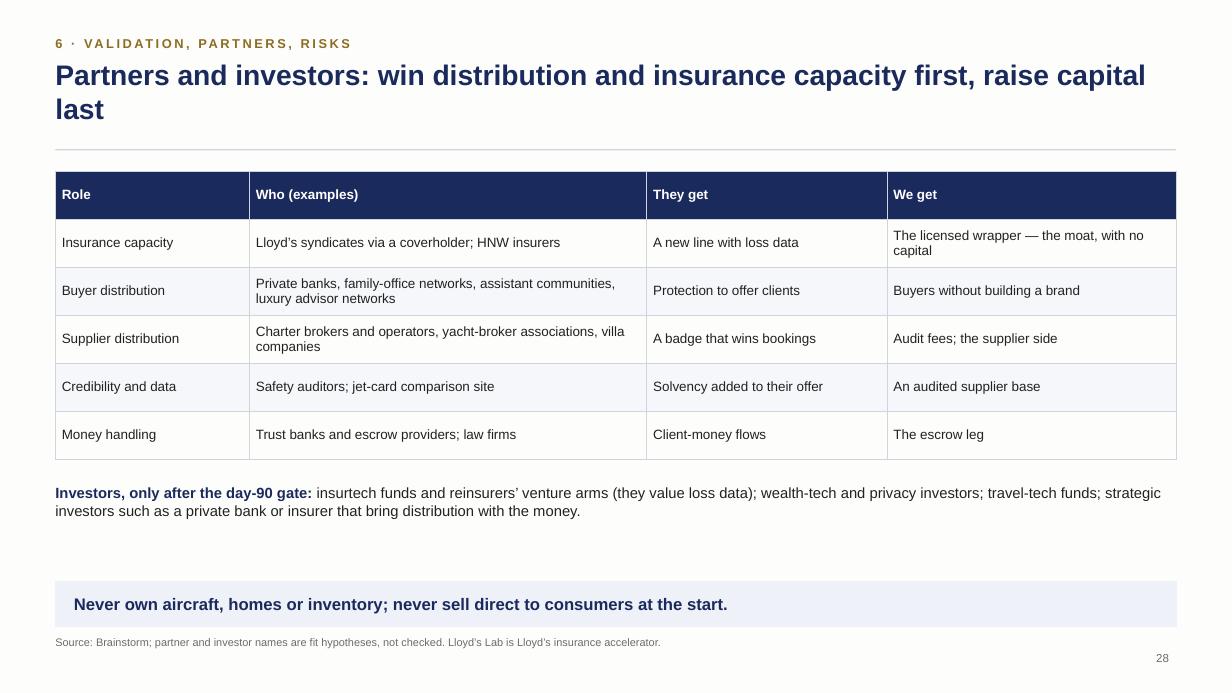
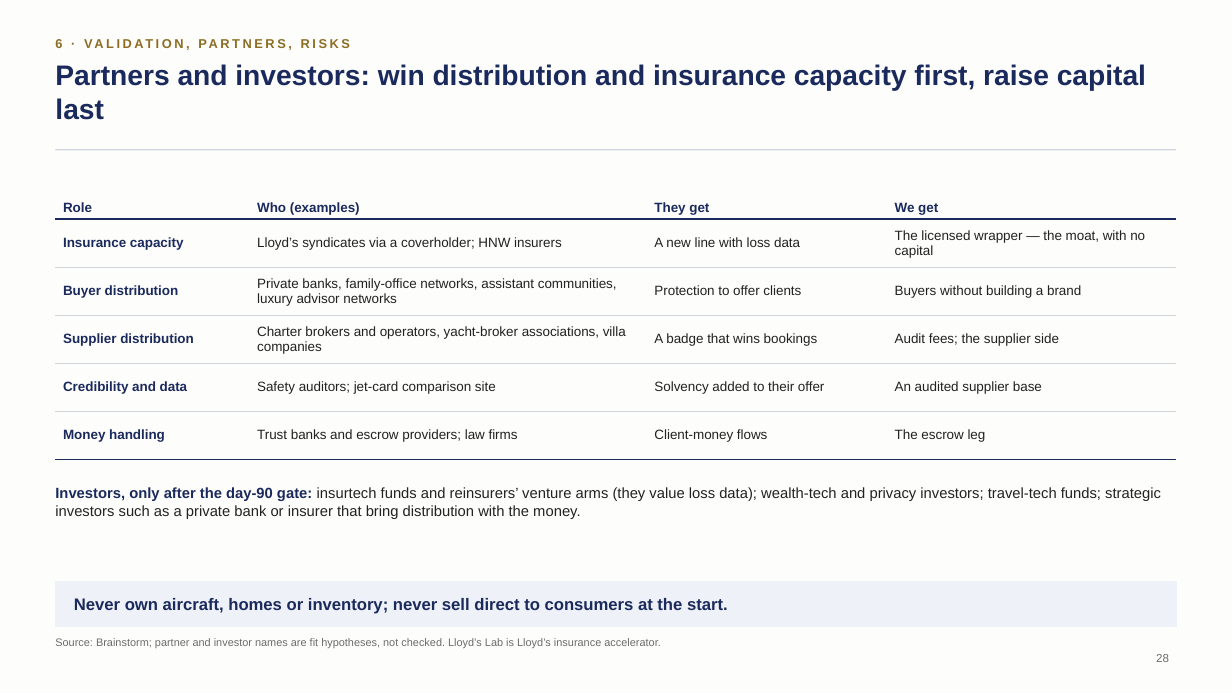
Before and after one commit to algarcalebe-web/legendary-bassoon, a slide deck: slide 28 of deck/Private_Travel_Assurance_Strategy_Deck.pptx. Drawn at 1232x693 pixels with LibreOffice and Linux fonts; fonts in the diff are those of the drawing. Boxes give left, top, right and bottom in pixels: in the first picture for what was removed or moved away, otherwise in the second. Text is boxed around its words. In the diff, an @@ line names an element or a change of style, - is before the commit and + after.

```diff
--- a/deck/Private_Travel_Assurance_Strategy_Deck.pptx
+++ b/deck/Private_Travel_Assurance_Strategy_Deck.pptx
@@ table at (x1=55, y1=171, x2=1177, y2=446) @@
@@ fill #1B2A5C to none in row 1 @@
@@ fill #FDFDFC to none in 12 cells @@
@@ fill #F6F7FA to none in 8 cells @@
@@ text colour #FFFFFF to #1B2A5C in "Role", "Who (examples)", "They get", "We get" @@
@@ text colour #222222 to #1B2A5C, bold on in "Insurance capacity", "Buyer distribution", "Supplier distribution", "Credibility and data" and 1 more places @@
@@ borders changed @@
```
Also in this commit, not shown: 17 other slides changed, 1 other file.
